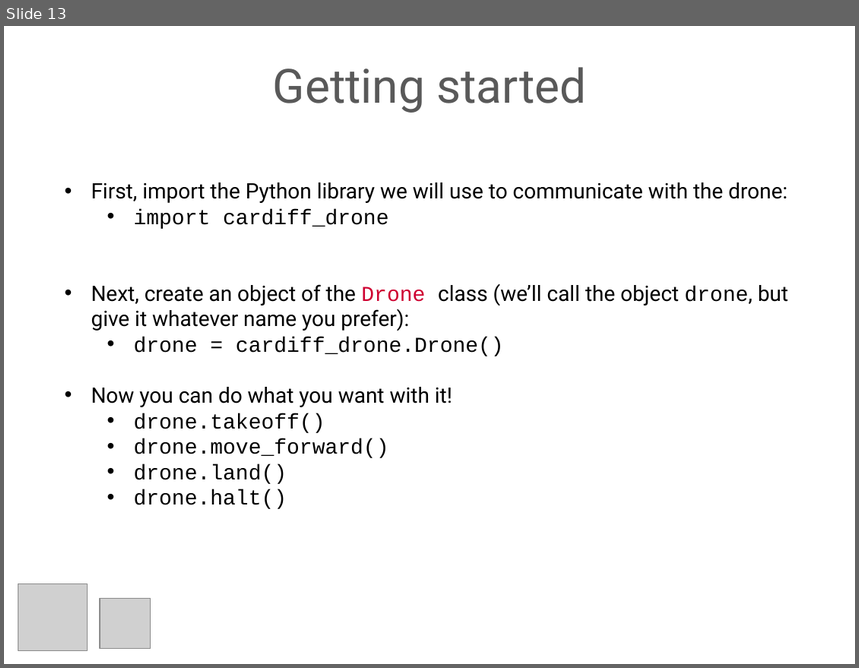
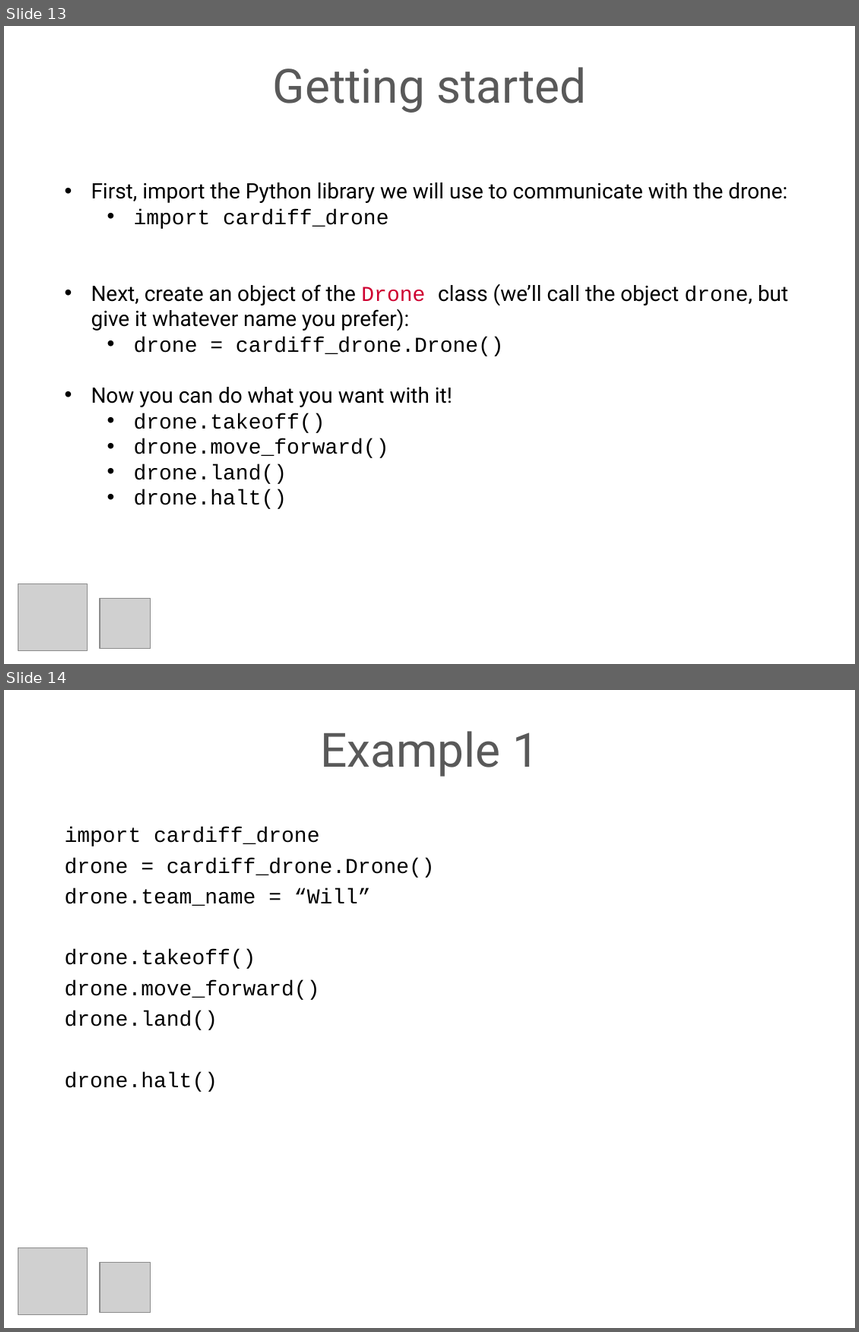
Before and after one commit to flyingsparx/python-ardrone, a slide deck: python_intro.pptx. Shown one above the other, each under a label of ours: slide 13 before the commit, slides 13 and 14 after it. The pictures are 859x668 and 859x1332 pixels, drawn with LibreOffice and Linux fonts; fonts in the diff are those of the drawing; grey boxes stand for pictures. Boxes give left, top, right and bottom in pixels: in the first picture for what was removed or moved away, otherwise in the second. Text is boxed around its words. In the diff, an @@ line names an element or a change of style, - is before the commit and + after.

```diff
--- a/python_intro.pptx
+++ b/python_intro.pptx
@@ slide 14 added at (4, 690, 855, 1328), background #FFFFFF @@
@@ text added at (320, 731, 539, 777), 40 pt, text #595959 @@
+Example 1
@@ text added at (65, 827, 435, 1092), 18 pt, text #000000 @@
+import cardiff_drone
+drone = cardiff_drone.Drone()
+drone.team_name = “Will”
+drone.takeoff()
+drone.move_forward()
+drone.land()
+drone.halt()
@@ picture added at (18, 1249, 87, 1315) @@
@@ picture added at (99, 1263, 150, 1313) @@
```
Also in this commit, not shown: 1 slide changed, 1 other slide added, 1 slide removed, 2 other files.
